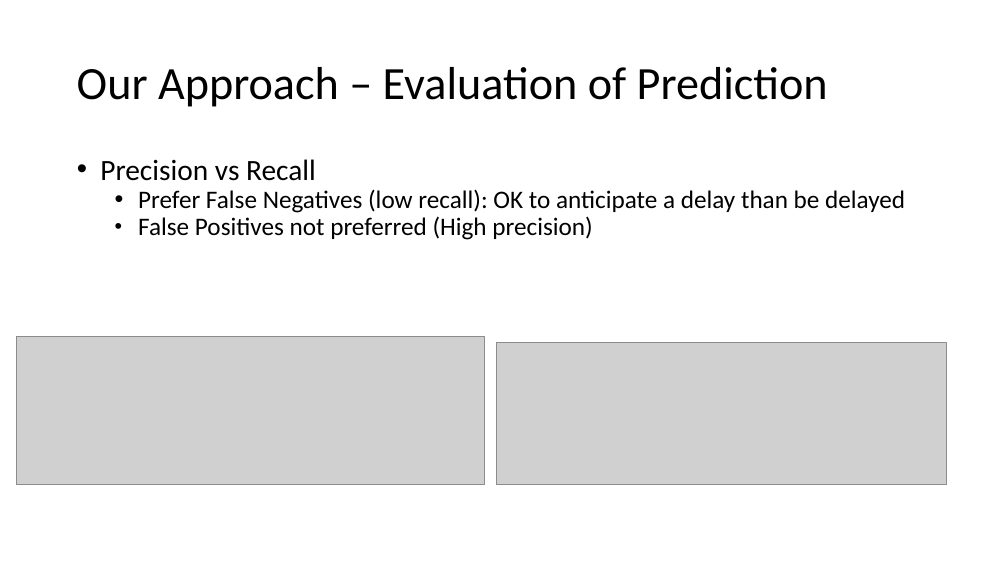
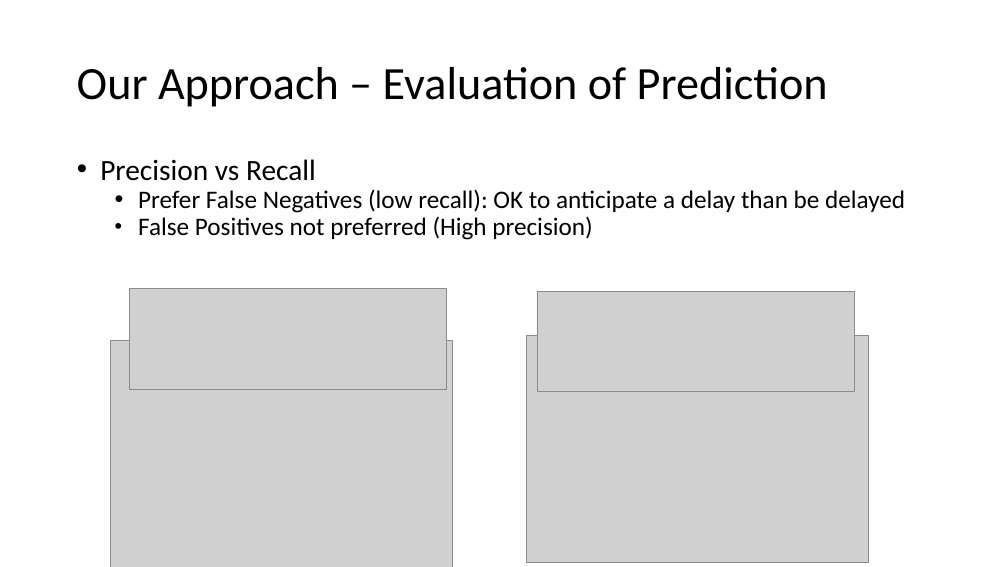
Before and after one commit to stbman/cs5228, a slide deck: slide 17 of report/Group34_Proposal_FinalPres.pptx. Drawn at 1008x567 pixels with LibreOffice and Linux fonts; fonts in the diff are those of the drawing; grey boxes stand for pictures. Boxes give left, top, right and bottom in pixels: in the first picture for what was removed or moved away, otherwise in the second. Text is boxed around its words. In the diff, an @@ line names an element or a change of style, - is before the commit and + after.

```diff
--- a/report/Group34_Proposal_FinalPres.pptx
+++ b/report/Group34_Proposal_FinalPres.pptx
@@ picture: place and size @@
-picture at [16,337,484,485]
+picture at [129,289,447,389]
@@ picture: place and size @@
-picture at [496,343,947,485]
+picture at [537,292,854,391]
@@ picture added at [111,340,453,567] @@
@@ picture added at [527,335,869,563] @@
```
Also in this commit, not shown: 5 other slides changed, 3 other files.
